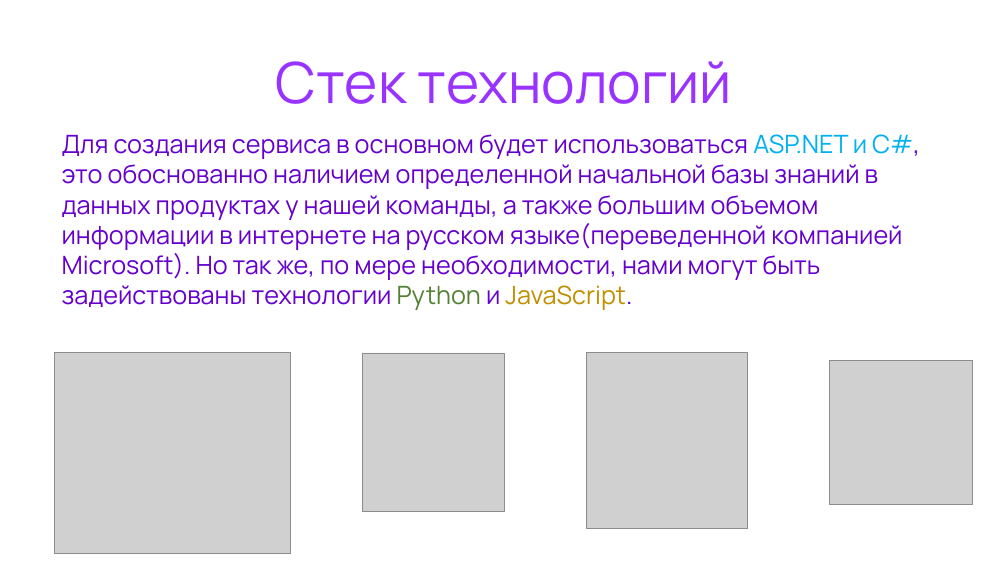
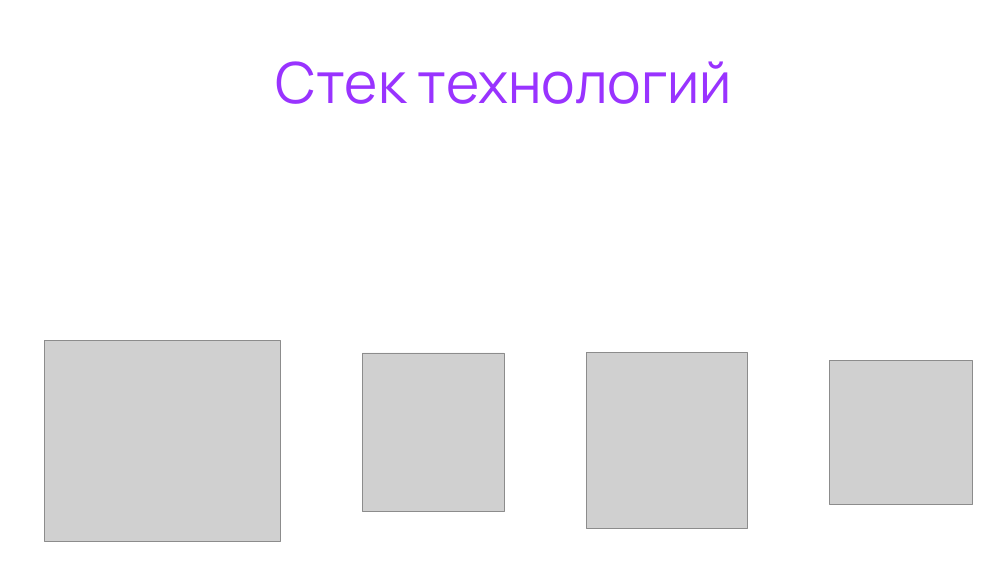
Before and after one commit to limurSC/WebProject, a slide deck: slide 11 of Аналитика/Проект — копия.pptx (slide 7 before the commit). Drawn at 1008x567 pixels with LibreOffice and Linux fonts; fonts in the diff are those of the drawing; grey boxes stand for pictures. Boxes give left, top, right and bottom in pixels: in the first picture for what was removed or moved away, otherwise in the second. Text is boxed around its words. In the diff, an @@ line names an element or a change of style, - is before the commit and + after.

```diff
--- a/Аналитика/Проект — копия.pptx
+++ b/Аналитика/Проект — копия.pptx
@@ text removed at [62,134,920,310] @@
-Для создания сервиса в основном будет использоваться ASP.NET и C#, это обоснованно наличием определенной начальной базы знаний в данных продуктах у нашей команды, а также большим объемом информации в интернете на русском языке(переведенной компанией Microsoft). Но так же, по мере необходимости, нами могут быть задействованы технологии Python и JavaScript.
@@ picture: place and size @@
-picture at [54,352,290,554]
+picture at [44,340,280,541]
```
Also in this commit, not shown: 2 other slides changed, 5 slides added, 1 other file.
